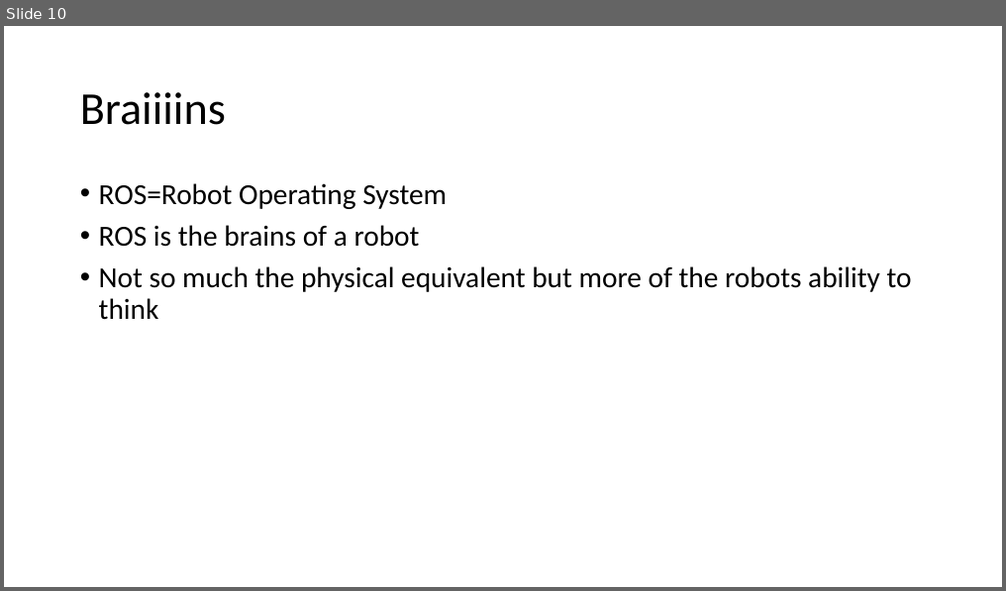
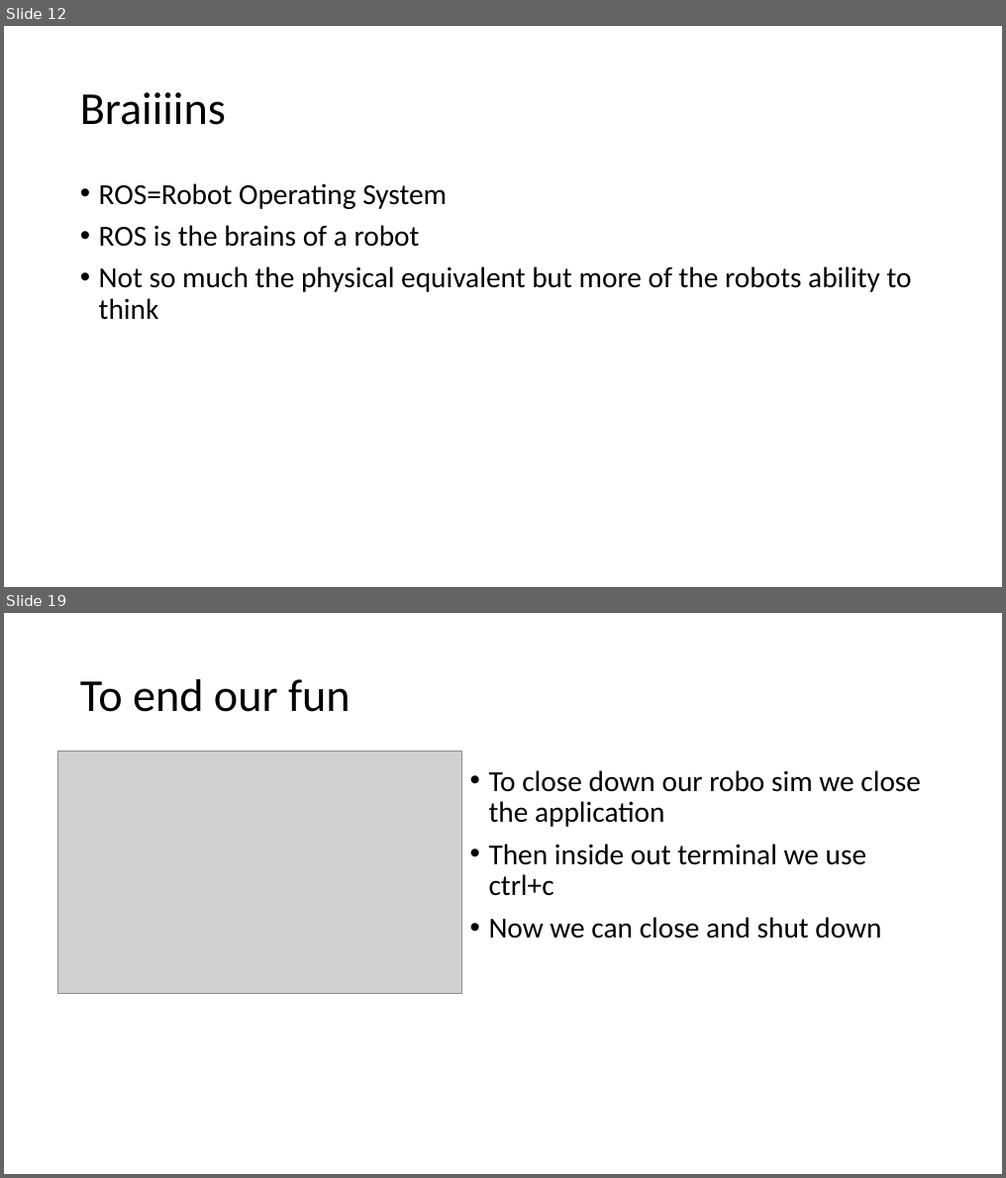
Before and after one commit to JacobLMiller/BTArobot, a slide deck: Tutorials/MainTutorial.pptx. Shown one above the other, each under a label of ours: slide 10 before the commit, slides 12 and 19 after it; the slides between them are not shown. The pictures are 1006x591 and 1006x1178 pixels, drawn with LibreOffice and Linux fonts; fonts in the diff are those of the drawing; grey boxes stand for pictures. Boxes give left, top, right and bottom in pixels: in the first picture for what was removed or moved away, otherwise in the second. Text is boxed around its words. In the diff, an @@ line names an element or a change of style, - is before the commit and + after.

```diff
--- a/Tutorials/MainTutorial.pptx
+++ b/Tutorials/MainTutorial.pptx
@@ slide 19 added at <box>4,613,1002,1174</box>, background #FFFFFF @@
@@ title added at <box>80,679,350,712</box>, 44 pt, text #000000 @@
+To end our fun
@@ picture added at <box>57,752,463,994</box> @@
@@ text added at <box>489,770,921,939</box>, 28 pt, text #000000 @@
+• To close down our robo sim we close the application
+• Then inside out terminal we use
+  ctrl+c
+• Now we can close and shut down
@@ what was slide 10 is now slide 12 @@
```
Also in this commit, not shown: 4 slides changed, 6 other slides added, 2 slides removed.
